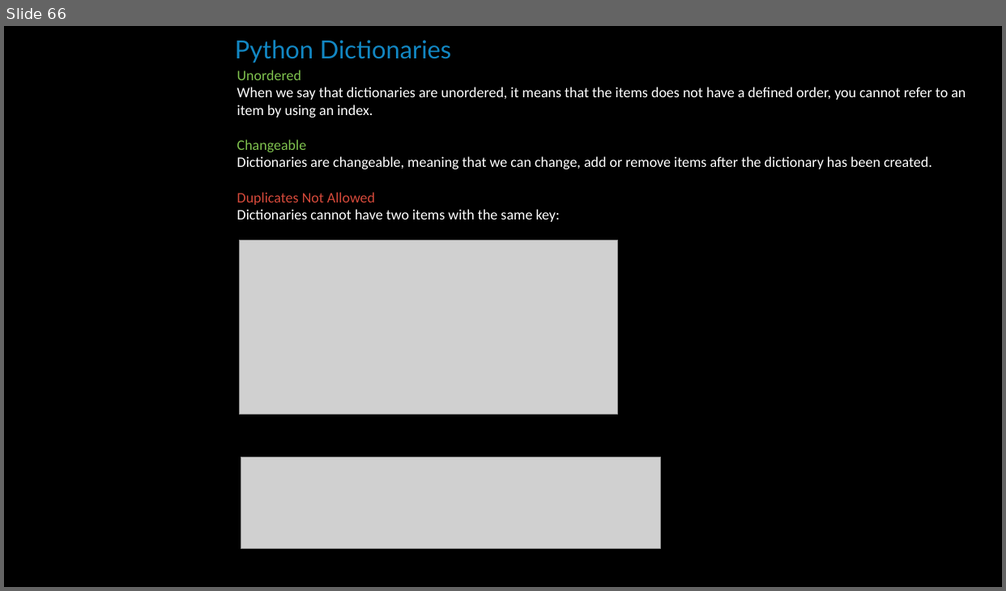
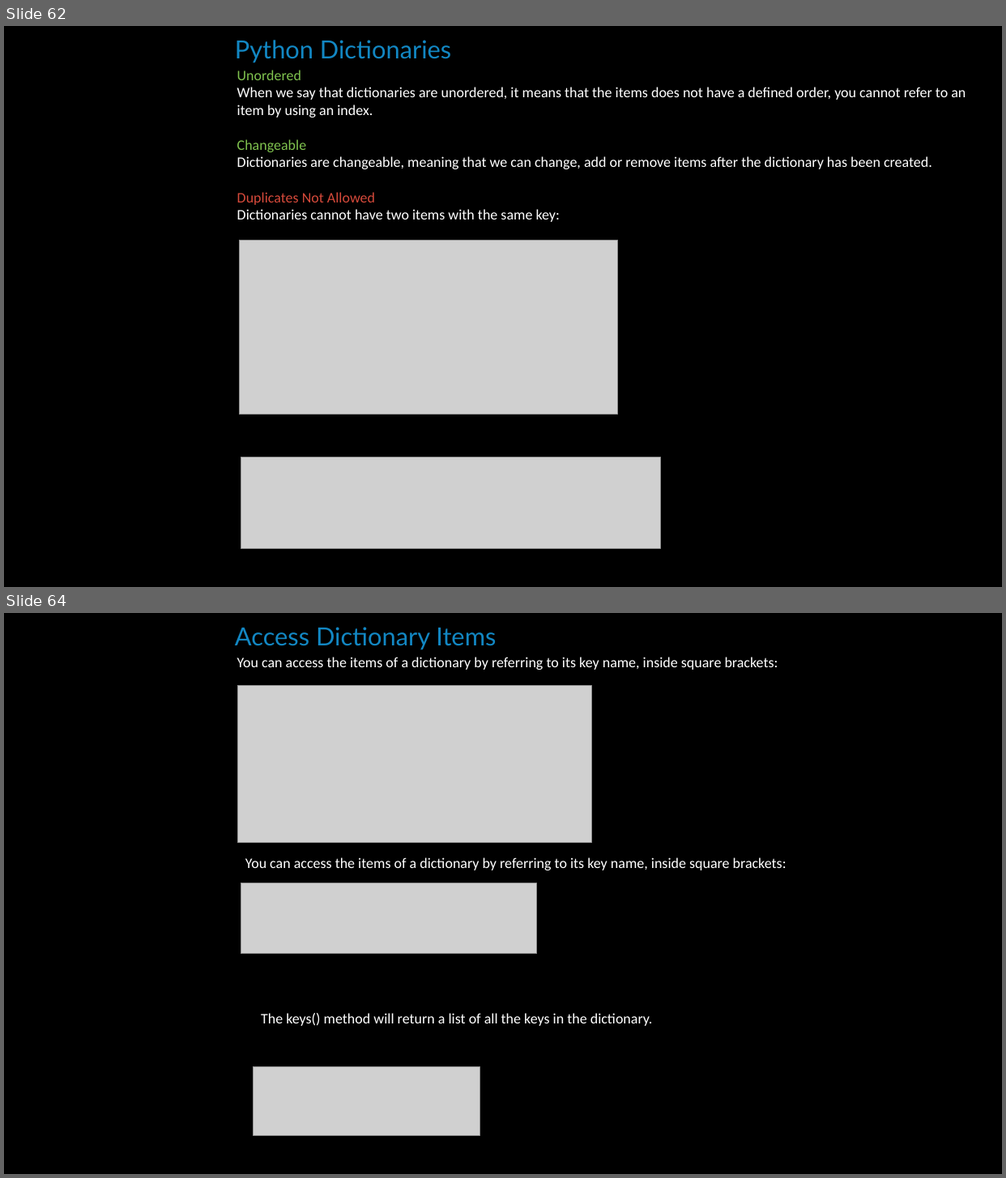
Before and after one commit to simon-pikalov/Ariel_OOP_2020, a slide deck: Classes/week_09/TA/simon_group/oop9.pptx. Shown one above the other, each under a label of ours: slide 66 before the commit, slides 62 and 64 after it; the slides between them are not shown. The pictures are 1006x591 and 1006x1178 pixels, drawn with LibreOffice and Linux fonts; fonts in the diff are those of the drawing; grey boxes stand for pictures; background and template pictures are left out. Boxes give left, top, right and bottom in pixels: in the first picture for what was removed or moved away, otherwise in the second. Text is boxed around its words. In the diff, an @@ line names an element or a change of style, - is before the commit and + after.

```diff
--- a/Classes/week_09/TA/simon_group/oop9.pptx
+++ b/Classes/week_09/TA/simon_group/oop9.pptx
@@ slide 64 added at (x1=4, y1=613, x2=1002, y2=1174), background #000000 @@
@@ text added at (x1=235, y1=627, x2=496, y2=650), 24 pt, text #1287C3 @@
+Access Dictionary Items
@@ text added at (x1=237, y1=657, x2=778, y2=670), 14 pt, text #FFFFFF @@
+You can access the items of a dictionary by referring to its key name, inside square brackets:
@@ picture added at (x1=237, y1=686, x2=592, y2=842) @@
@@ text added at (x1=245, y1=858, x2=786, y2=871), 14 pt, text #FFFFFF @@
+You can access the items of a dictionary by referring to its key name, inside square brackets:
@@ picture added at (x1=241, y1=884, x2=537, y2=954) @@
@@ text added at (x1=261, y1=1013, x2=653, y2=1026), 14 pt, text #FFFFFF @@
+The keys() method will return a list of all the keys in the dictionary.
@@ picture added at (x1=253, y1=1067, x2=480, y2=1136) @@
@@ what was slide 66 is now slide 62 @@
```
Also in this commit, not shown: 3 slides changed, 20 other slides added, 3 slides removed, 3 other files.
